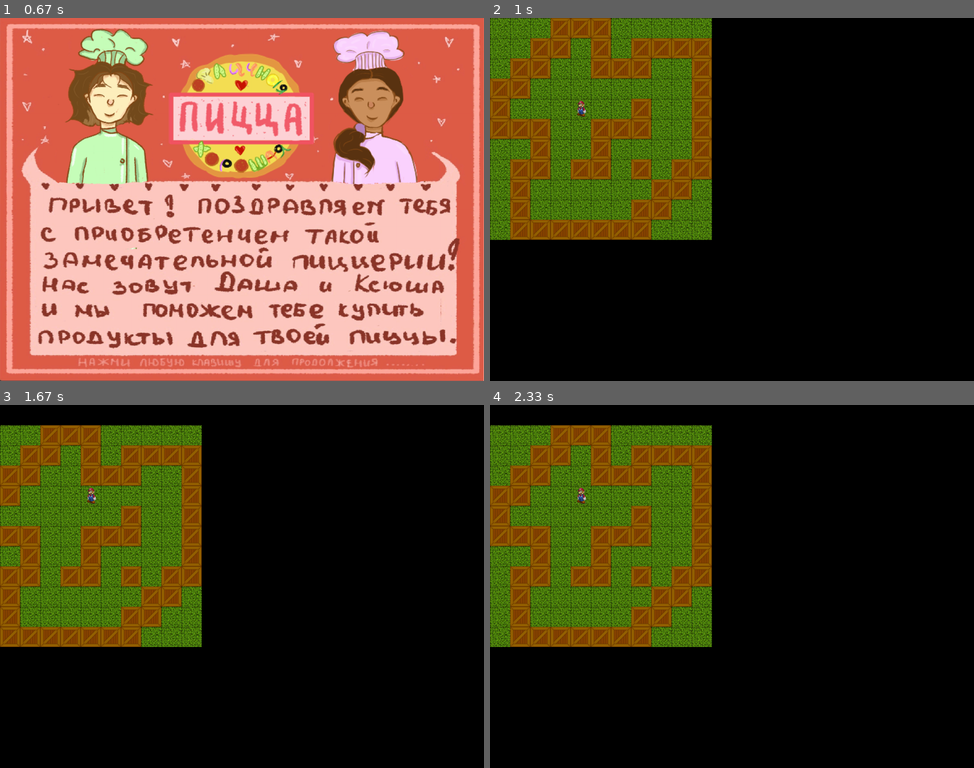
Above: before the commit, frames 1-4 (two rows, left to right).
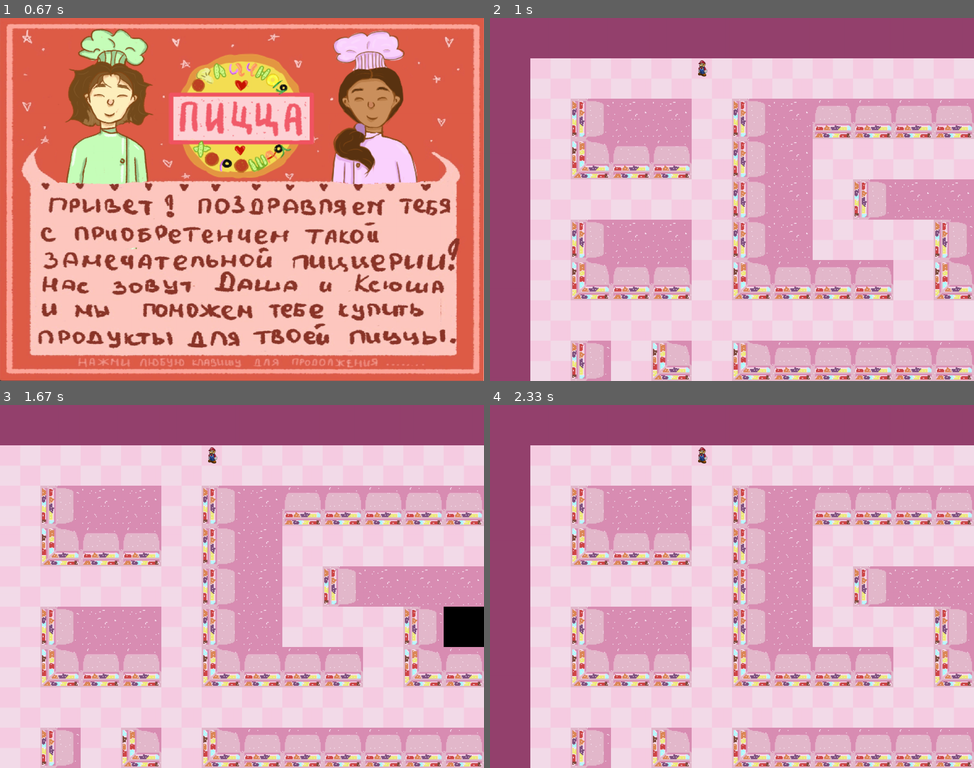
Above: after the commit, the same moments.

Repository: KsenyaShestakova/pygame_project
Game: pygame game, started from Игра/1.py
Same seed, same stepped clock (60 frames per second), same inputs: the game is played once before the commit and once after it.
Inputs (mouse positions are in pixels of both pictures, inside the frame that each line leads up to):
- Up to frame 1 (0.67 s): click (353, 148) at 0.38 s
- Up to frame 2 (1 s): hold D from 0.67 s (still down)
- Up to frame 3 (1.67 s): release D at 1.13 s; hold W 1.17-1.47 s; hold D from 1.5 s (still down)
- Up to frame 4 (2.33 s): release D at 1.97 s; hold A from 2 s (still down)

Frame 1 is identical in both runs. In frame 2, 100% of the frame differs, in the area x 0-100%, y 0-100%; in frame 3, 99%; in frame 4, 100%.

Commit message:
With new Dasha's textures and map

Diff:
--- a/Игра/1.py
+++ b/Игра/1.py
@@ -36,7 +36,7 @@
 
 class BtnStart(pygame.sprite.Sprite):
     def __init__(self, name, pos_x, pos_y):
-        super().__init__(settings_spr, all_sprites)
+        super().__init__(btns, all_sprites)
         self.image_load = load_image(name)
         self.change_img = load_image(name.split('.')[0] + '_change.' + name.split('.')[1])
         self.image = pygame.transform.scale(self.image_load, (350, 250))
@@ -216,11 +216,11 @@
     new_player, x, y = None, None, None
     for y in range(len(level)):
         for x in range(len(level[y])):
-            if level[y][x] == '.':
+            if level[y][x] in '.@':
                 Tile('empty', x, y)
-            elif level[y][x] == '#':
-                Tile('wall', x, y)
-            elif level[y][x] == '@':
+            elif level[y][x] in '1230#':
+                Tile(str(level[y][x]), x, y)
+            elif level[y][x] == '?':
                 Tile('empty', x, y)
                 new_player = Player(x, y)
     # вернем игрока, а также размер поля в клетках
@@ -258,17 +258,21 @@
 btns = pygame.sprite.Group()
 
 tile_images = {
-    'wall': load_image('box.png'),
-    'empty': load_image('grass.png')
+    '0': pygame.transform.scale(load_image('TEXTURE_0.jpg'), (100, 100)),
+    '1': pygame.transform.scale(load_image('TEXTURE_1.jpg'), (100, 100)),
+    '2': pygame.transform.scale(load_image('TEXTURE_2.jpg'), (100, 100)),
+    '3': pygame.transform.scale(load_image('TEXTURE_3.jpg'), (100, 100)),
+    '#': pygame.transform.scale(load_image('TEXTURE_wall.jpg'), (100, 100)),
+    'empty': pygame.transform.scale(load_image('TEXTURE_pol.jpg'), (100, 100))
 }
 player_image = load_image('mar.png')
 
-tile_width = tile_height = 50
+tile_width = tile_height = 100
 
 
 start_screen()
 story()
-level_map = load_level('map.txt')
+level_map = load_level('test_map_Dasha.txt')
 player, level_x, level_y = generate_level(level_map)
 
 running = True
--- /dev/null
+++ b/Игра/test_map_Dasha.txt
@@ -0,0 +1,13 @@
+###############
+#....?........#
+#.100.1022222.#
+#.322.10......#
+#.....10.1000.#
+#.100.10...1*.#
+#.322.3222.32.#
+#.............#
+#.1.3.32222222#
+#.1...........#
+#.322222.3222.@
+#.............#
+###############
Binary file added: Игра/data/TEXTURE_0.jpg
Binary file added: Игра/data/TEXTURE_1.jpg
Binary file added: Игра/data/TEXTURE_2.jpg
Binary file added: Игра/data/TEXTURE_3.jpg
Binary file added: Игра/data/TEXTURE_pol.jpg
Binary file added: Игра/data/TEXTURE_wall.jpg
Binary file added: Игра/data/map_test_Dasha.jpg
Binary file added: Игра/data/плитка.jpg
